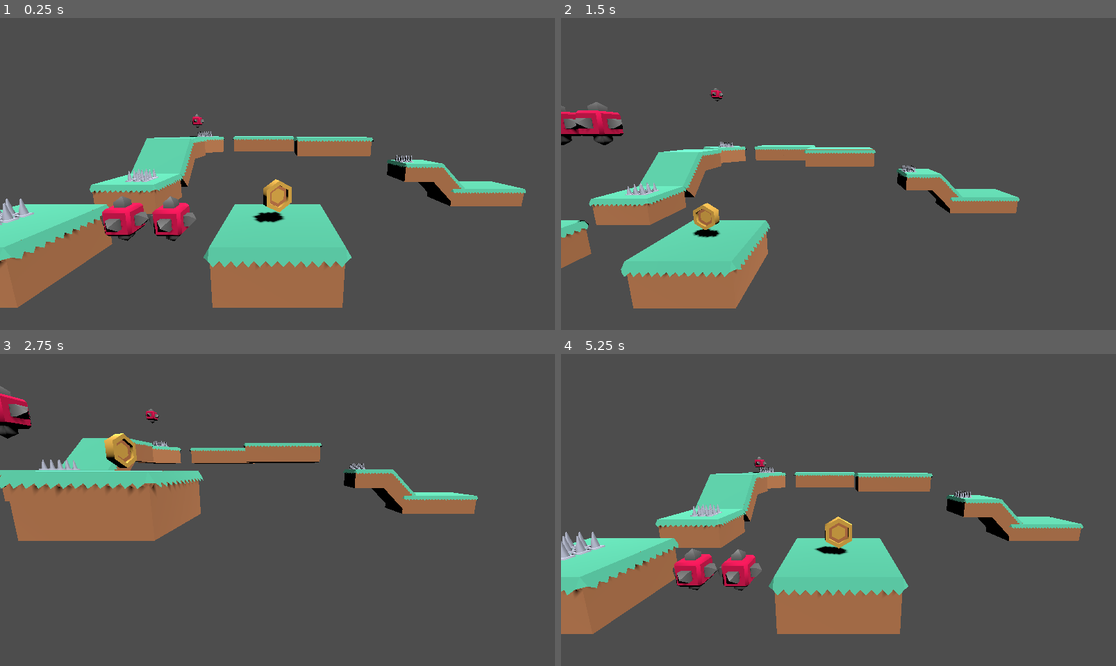
Above: before the commit, frames 1-4 (two rows, left to right).
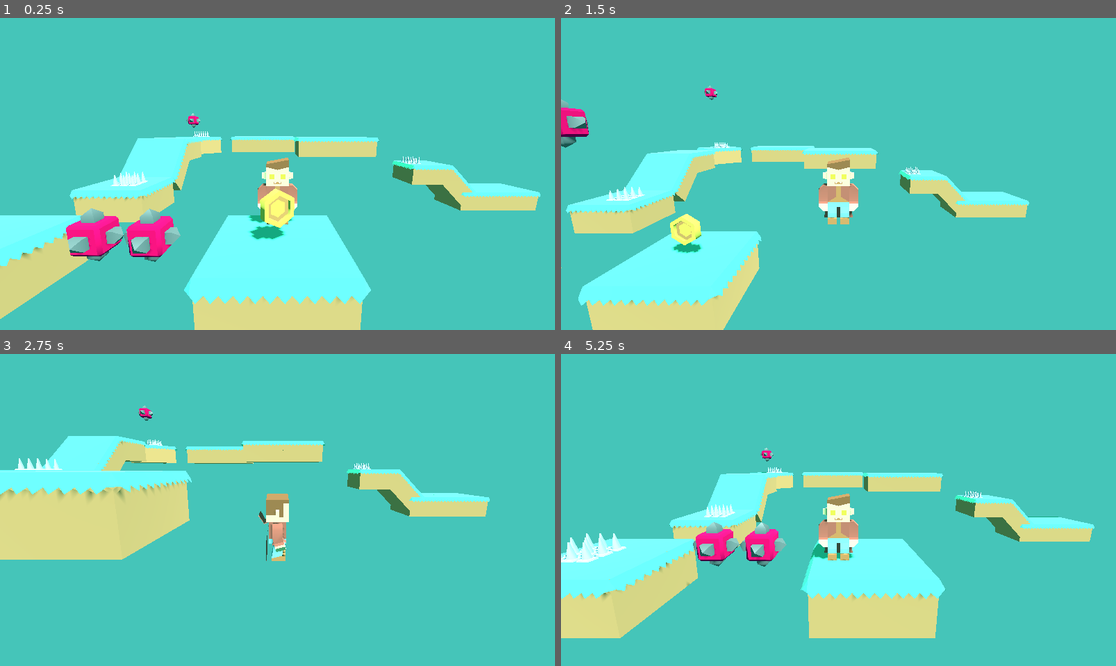
Above: after the commit, the same moments.

Repository: casaer01/gameplatform3d
Game: Godot game, scene res://Level01.tscn
Two runs of this game, one before a commit and one after it. Both use one fixed random seed, a clock stepped at 60 frames per second and the inputs below.
Inputs:
- Up to frame 1 (0.25 s): no input
- Up to frame 2 (1.5 s): hold D (move_right) 0.53-1.28 s; tap Space (move_jump) at 0.77 s; hold S (move_backward) from 1.28 s (still down)
- Up to frame 3 (2.75 s): tap Space (move_jump) at 1.52 s; release S (move_backward) at 2.03 s; hold D (move_right) from 2.03 s (still down)
- Up to frame 4 (5.25 s): release D (move_right) at 2.78 s; hold W (move_forward) 2.78-3.53 s; tap Space (move_jump) at 3.02, 3.77, 4.52 s; hold A (move_left) 3.53-5.03 s; hold S (move_backward) from 5.03 s (still down)

The runs differ from the first frame. In frame 1, 100% of the frame differs, in the area x 0-100%, y 0-100%; in frame 2, 100%; in frame 3, 100%; in frame 4, 100%.

Commit message:
added coin onBodyEnter

Diff:
--- a/Coin.gd
+++ b/Coin.gd
@@ -14,3 +14,9 @@
 
 	var d = (sin(t * bob_speed) + 1 ) / 2
 	global_position.y = start_y + (d * bob_height)
+
+
+func _on_body_entered(body: Node3D) -> void:
+	if body.is_in_group("Player"):
+		body.add_score(1)
+		queue_free()
--- a/Level01.tscn
+++ b/Level01.tscn
@@ -10,12 +10,17 @@
 [sub_resource type="SphereShape3D" id="SphereShape3D_84os7"]
 radius = 0.291234
 
+[sub_resource type="Environment" id="Environment_8h5g2"]
+background_mode = 1
+background_color = Color(0.270939, 0.773688, 0.72407, 1)
+ssao_enabled = true
+
 [node name="Main" type="Node3D"]
 
 [node name="PlatformLarge" parent="." instance=ExtResource("1_pcxhr")]
 
 [node name="Player" parent="." instance=ExtResource("2_ub14x")]
-visible = false
+transform = Transform3D(1, 0, 0, 0, 1, 0, 0, 0, 1, 0, 0, -0.69093)
 
 [node name="DirectionalLight3D" type="DirectionalLight3D" parent="."]
 transform = Transform3D(0.762465, -0.529717, 0.371546, 0, 0.574234, 0.818691, -0.647029, -0.624224, 0.437833, 0, 5.08428, 6.1317)
@@ -94,3 +99,8 @@
 [node name="CollisionShape3D" type="CollisionShape3D" parent="Coin"]
 transform = Transform3D(1, 0, 0, 0, 1, 0, 0, 0, 1, -0.211866, 0.211866, 0)
 shape = SubResource("SphereShape3D_84os7")
+
+[node name="WorldEnvironment" type="WorldEnvironment" parent="."]
+environment = SubResource("Environment_8h5g2")
+
+[connection signal="body_entered" from="Coin" to="Coin" method="_on_body_entered"]
Not shown: 1 places in Level01.tscn that only renumber resources
